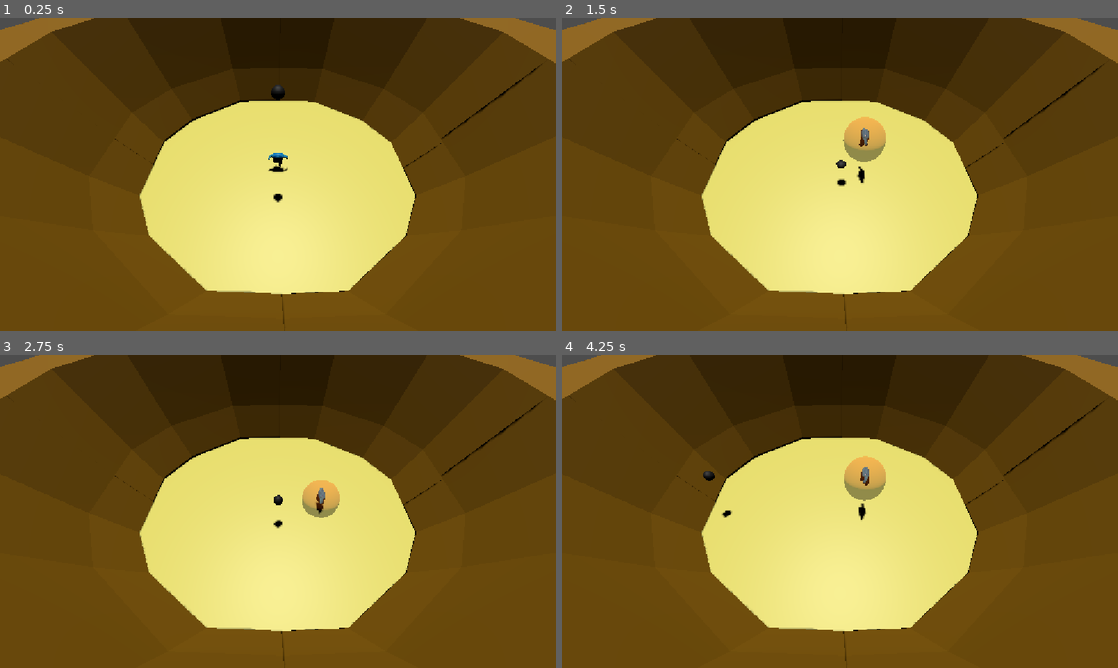
Above: before the commit, frames 1-4 (two rows, left to right).
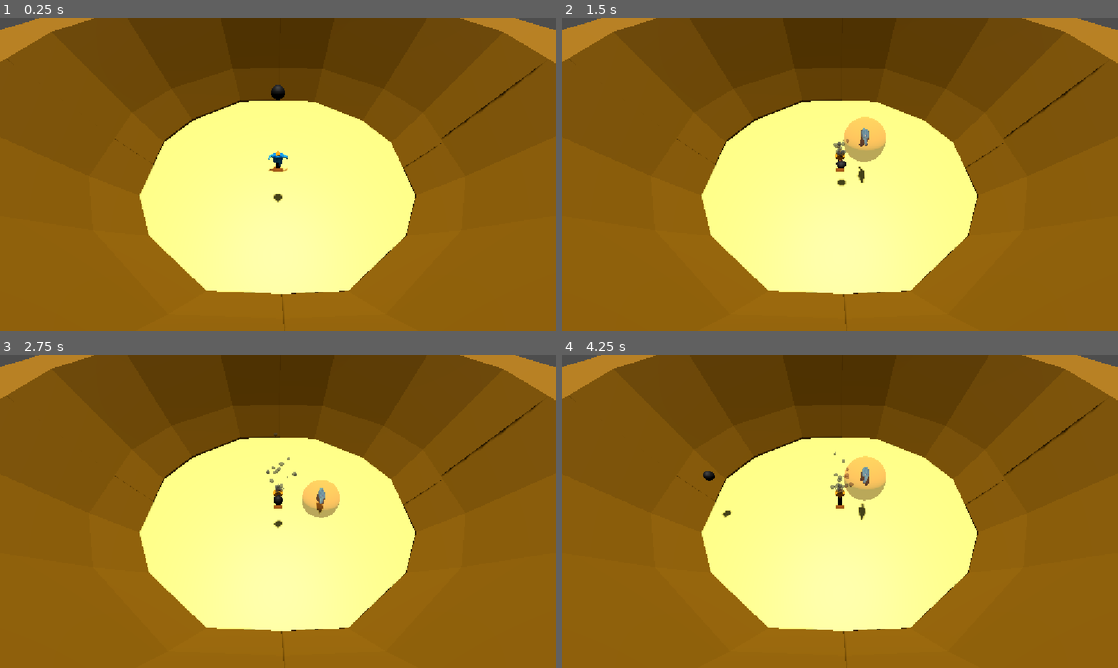
Above: after the commit, the same moments.

Repository: wildevi26250-tech/tcob
Game: Godot game, scene res://Main.tscn
Same seed, same stepped clock (60 frames per second), same inputs: the game is played once before the commit and once after it.
Inputs (mouse positions are in pixels of both pictures, inside the frame that each line leads up to):
- Up to frame 1 (0.25 s): no input
- Up to frame 2 (1.5 s): tap Enter at 0.5 s; move the mouse to (962, 158) at 0.52 s; hold D (right) 0.53-1.25 s; tap X (Block) at 0.6 s; click (962, 158) at 0.67 s; tap Z (Jump) at 0.77 s; drag from (728, 190) to (812, 237) at 1.27 s
- Up to frame 3 (2.75 s): move the mouse to (333, 442) at 2.02 s; hold D (right) from 2.03 s (still down); tap X (Block) at 2.1 s; click (333, 442) at 2.17 s
- Up to frame 4 (4.25 s): release D (right) at 2.75 s; drag from (812, 574) to (673, 464) at 2.77 s; move the mouse to (1006, 558) at 3.52 s; hold A (left) from 3.53 s (still down); tap X (Block) at 3.6 s; click (1006, 558) at 3.67 s; tap Z (Jump) at 3.77 s

The runs differ from the first frame. In frame 1, 100% of the frame differs, in the area x 0-100%, y 0-100%; in frame 2, 100%; in frame 3, 100%; in frame 4, 100%.

Commit message:
Added torches

Diff:
--- a/Main.tscn
+++ b/Main.tscn
@@ -4,6 +4,13 @@
 [ext_resource type="PackedScene" uid="uid://c012ognpw31i4" path="res://colosseum.tscn" id="3_cm0pq"]
 [ext_resource type="Script" uid="uid://dgj0ruvy3dh3w" path="res://camera_3d.gd" id="3_fos0i"]
 [ext_resource type="PackedScene" uid="uid://c5soijj3s17n1" path="res://Enemy.tscn" id="3_r0du0"]
+
+[sub_resource type="Environment" id="Environment_7kdff"]
+volumetric_fog_density = 0.01
+volumetric_fog_emission_energy = 0.0
+volumetric_fog_gi_inject = 0.02
+volumetric_fog_detail_spread = 1.7411013
+volumetric_fog_ambient_inject = 0.11
 
 [node name="Node" type="Node" unique_id=117012660]
 
@@ -17,6 +24,7 @@
 transform = Transform3D(1, 0, 0, 0, 1, 0, 0, 0, 1, 0, 19.530453, 3.0295448)
 
 [node name="WorldEnvironment" type="WorldEnvironment" parent="." unique_id=1814773619]
+environment = SubResource("Environment_7kdff")
 
 [node name="DirectionalLight3D" type="DirectionalLight3D" parent="." unique_id=427132966]
 transform = Transform3D(1, 0, 0, 0, -0.23484829, 0.972032, 0, -0.972032, -0.23484829, 0, 41.64381, 0)
--- /dev/null
+++ b/Torch.tscn
@@ -0,0 +1,65 @@
+[gd_scene format=3 uid="uid://nyj5fngtyki3"]
+
+[sub_resource type="StandardMaterial3D" id="StandardMaterial3D_p3a75"]
+albedo_color = Color(0.030023698, 0.006377226, 7.52043e-10, 1)
+
+[sub_resource type="BoxMesh" id="BoxMesh_ly3xq"]
+material = SubResource("StandardMaterial3D_p3a75")
+size = Vector3(0.17211914, 1, 0.17016602)
+
+[sub_resource type="StandardMaterial3D" id="StandardMaterial3D_kpbrg"]
+albedo_color = Color(1, 0.6, 0, 1)
+
+[sub_resource type="BoxMesh" id="BoxMesh_p3a75"]
+material = SubResource("StandardMaterial3D_kpbrg")
+size = Vector3(0.6699219, 0.6911621, 0.453125)
+
+[sub_resource type="Curve" id="Curve_4hnl4"]
+_data = [Vector2(0, 1), 0.0, 0.0, 0, 0, Vector2(0.7873303, 0.7857144), 0.0, 0.0, 0, 0, Vector2(1, 0), 0.0, 0.0, 0, 0]
+point_count = 3
+
+[sub_resource type="CurveTexture" id="CurveTexture_o5355"]
+curve = SubResource("Curve_4hnl4")
+
+[sub_resource type="ParticleProcessMaterial" id="ParticleProcessMaterial_ly3xq"]
+direction = Vector3(0, 2.005, 0)
+spread = 25.0
+initial_velocity_max = 2.0
+gravity = Vector3(0, 0, 0)
+scale_min = 0.7
+scale_curve = SubResource("CurveTexture_o5355")
+
+[sub_resource type="StandardMaterial3D" id="StandardMaterial3D_y4up3"]
+transparency = 1
+albedo_color = Color(0.2509804, 0.2509804, 0.2509804, 0.52156866)
+metallic_specular = 0.0
+
+[sub_resource type="CapsuleMesh" id="CapsuleMesh_grxb6"]
+material = SubResource("StandardMaterial3D_y4up3")
+height = 1.0
+
+[sub_resource type="Skin" id="Skin_kpbrg"]
+
+[node name="Torch" type="Node3D" unique_id=740909030]
+
+[node name="MeshInstance3D" type="MeshInstance3D" parent="." unique_id=916649455]
+mesh = SubResource("BoxMesh_ly3xq")
+
+[node name="MeshInstance3D2" type="MeshInstance3D" parent="." unique_id=598255912]
+transform = Transform3D(0.37476656, 0.37476656, 0, -0.37476656, 0.37476656, 0, 0, 0, 0.53, 0, 0.43819815, 0)
+mesh = SubResource("BoxMesh_p3a75")
+
+[node name="OmniLight3D" type="OmniLight3D" parent="." unique_id=1644594451]
+transform = Transform3D(1, 0, 0, 0, 1, 0, 0, 0, 1, 0, 0.48640442, 0)
+light_color = Color(1, 0.45490196, 0, 1)
+light_energy = 3.556
+light_indirect_energy = 16.0
+light_size = 1.0
+
+[node name="GPUParticles3D" type="GPUParticles3D" parent="." unique_id=1497496839]
+transform = Transform3D(1, 0, 0, 0, 1, 0, 0, 0, 1, 0, 0.44065762, 0)
+amount = 31
+lifetime = 2.0
+process_material = SubResource("ParticleProcessMaterial_ly3xq")
+draw_pass_1 = SubResource("CapsuleMesh_grxb6")
+draw_skin = SubResource("Skin_kpbrg")
--- a/colosseum.tscn
+++ b/colosseum.tscn
@@ -1,4 +1,6 @@
 [gd_scene format=4 uid="uid://c012ognpw31i4"]
+
+[ext_resource type="PackedScene" uid="uid://nyj5fngtyki3" path="res://Torch.tscn" id="1_voh5k"]
 
 [sub_resource type="StandardMaterial3D" id="StandardMaterial3D_veefc"]
 resource_name = "Material"
@@ -147,3 +149,6 @@
 [node name="CollisionShape3D" type="CollisionShape3D" parent="StaticBody3D2" unique_id=1081577159]
 transform = Transform3D(1, 0, 0, 0, 1, 0, 0, 0, 1, 0, -0.26501656, 0)
 shape = SubResource("BoxShape3D_kne1u")
+
+[node name="Torch" parent="." unique_id=740909030 instance=ExtResource("1_voh5k")]
+transform = Transform3D(1, 0, 0, 0, 1, 0, 0, 0, 1, 0, 0.5514536, 0)
--- a/project.godot
+++ b/project.godot
@@ -49,26 +49,31 @@
 forward={
 "deadzone": 0.2,
 "events": [Object(InputEventKey,"resource_local_to_scene":false,"resource_name":"","device":-1,"window_id":0,"alt_press …(192 unchanged characters)…
+, Object(InputEventKey,"resource_local_to_scene":false,"resource_name":"","device":-1,"window_id":0,"alt_pressed":false,"shift_pressed":false,"ctrl_pressed":false,"meta_pressed":false,"pressed":false,"keycode":0,"physical_keycode":4194320,"key_label":0,"unicode":0,"location":0,"echo":false,"script":null)
 ]
 }
 left={
 "deadzone": 0.2,
 "events": [Object(InputEventKey,"resource_local_to_scene":false,"resource_name":"","device":-1,"window_id":0,"alt_press …(191 unchanged characters)…
+, Object(InputEventKey,"resource_local_to_scene":false,"resource_name":"","device":-1,"window_id":0,"alt_pressed":false,"shift_pressed":false,"ctrl_pressed":false,"meta_pressed":false,"pressed":false,"keycode":0,"physical_keycode":4194319,"key_label":0,"unicode":0,"location":0,"echo":false,"script":null)
 ]
 }
 right={
 "deadzone": 0.2,
 "events": [Object(InputEventKey,"resource_local_to_scene":false,"resource_name":"","device":-1,"window_id":0,"alt_press …(192 unchanged characters)…
+, Object(InputEventKey,"resource_local_to_scene":false,"resource_name":"","device":-1,"window_id":0,"alt_pressed":false,"shift_pressed":false,"ctrl_pressed":false,"meta_pressed":false,"pressed":false,"keycode":0,"physical_keycode":4194321,"key_label":0,"unicode":0,"location":0,"echo":false,"script":null)
 ]
 }
 backward={
 "deadzone": 0.2,
 "events": [Object(InputEventKey,"resource_local_to_scene":false,"resource_name":"","device":-1,"window_id":0,"alt_press …(192 unchanged characters)…
+, Object(InputEventKey,"resource_local_to_scene":false,"resource_name":"","device":-1,"window_id":0,"alt_pressed":false,"shift_pressed":false,"ctrl_pressed":false,"meta_pressed":false,"pressed":false,"keycode":0,"physical_keycode":4194322,"key_label":0,"unicode":0,"location":0,"echo":false,"script":null)
 ]
 }
 Sheild={
 "deadzone": 0.2,
 "events": [Object(InputEventKey,"resource_local_to_scene":false,"resource_name":"","device":-1,"window_id":0,"alt_press …(192 unchanged characters)…
+, Object(InputEventMouseButton,"resource_local_to_scene":false,"resource_name":"","device":-1,"window_id":0,"alt_pressed":false,"shift_pressed":false,"ctrl_pressed":false,"meta_pressed":false,"button_mask":1,"position":Vector2(233, 6),"global_position":Vector2(245, 66),"factor":1.0,"button_index":1,"canceled":false,"pressed":true,"double_click":false,"script":null)
 ]
 }
 Block={
